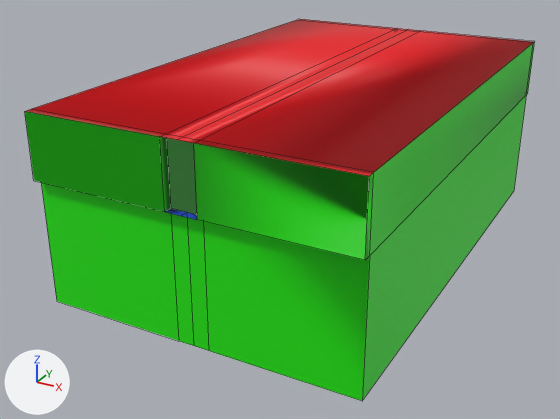
The FBX model SferoTestVR/Assets/Art/Models/Rooms/Deep/5x8_Room_Deep.fbx as it was, and as the next commit left it.
Both versions are drawn from a 50 mm lens placed at (312.0, -121.6, 31.9), pointed at (265.5, -37.1, -10.4). The lights are fixed; the arrows at lower left show +X, +Y and +Z. Mesh edges are drawn as thin lines. Where no turn or scale is listed for an object, it has been applied to the vertices.

The scene before the commit, as lines of its bpy script (objects in view):
```python
me_cube_026 = bpy.data.meshes.new('Cube.026')
me_cube_026.from_pydata(...)  # 50 vertices, 52 faces; spans x -20.0..20.0, y -64.0..0.0, z -16.0..8.0
# faces by material slot: [12, 28, 12]
me_cube_026.materials.append(mat_floor)  # blue #2953e7
me_cube_026.materials.append(mat_wall)  # green #1de700
me_cube_026.materials.append(mat_ceiling)  # red #e7000f
# before: 0 (20.0, 0.0, 0.0) at pixel (527, 93), 1 (20.0, 0.0, 8.0) at pixel (534, 41), 4 (-20.0, 0.0, 0.0), 5 (-20.0, 0.0, 8.0) at pixel (299, 18), 14 (2.0, 0.0, 0.0)
# before: 16 (-2.0, 0.0, 0.0), 17 (-2.0, 0.0, 8.0) at pixel (397, 28), 19 (2.0, 0.0, 8.0) at pixel (420, 30), 21 (20.0, -1.0, 0.0) at pixel (526, 94), 22 (20.0, -1.0, 8.0) at pixel (533, 42)
# before: 24 (-20.0, -1.0, 0.0), 27 (-20.0, -1.0, 8.0) at pixel (296, 19), 29 (-2.0, -1.0, 8.0) at pixel (394, 29), 33 (2.0, -1.0, 8.0) at pixel (418, 31), 35 (2.0, -1.0, 0.0)
# before: 39 (-2.0, -1.0, 0.0)
# before: 2 (20.0, -64.0, 0.0) at pixel (365, 260), 3 (20.0, -64.0, 8.0) at pixel (369, 176), 6 (-20.0, -64.0, 0.0) at pixel (33, 180), 7 (-20.0, -64.0, 8.0) at pixel (24, 111), 8 (-2.0, -64.0, 0.0) at pixel (164, 211)
# before: 10 (2.0, -64.0, 0.0) at pixel (197, 219), 11 (2.0, -64.0, 8.0) at pixel (193, 143), 13 (-2.0, -64.0, 8.0) at pixel (159, 136), 20 (20.0, -63.0, 0.0) at pixel (369, 255), 23 (20.0, -63.0, 8.0) at pixel (373, 172)
# before: 25 (-20.0, -63.0, 0.0), 26 (-20.0, -63.0, 8.0) at pixel (31, 108), 28 (-2.0, -63.0, 8.0) at pixel (165, 133), 32 (2.0, -63.0, 8.0) at pixel (199, 140), 34 (2.0, -63.0, 0.0)
# before: 38 (-2.0, -63.0, 0.0) at pixel (170, 208)
ob_5x8_room_deep = bpy.data.objects.new('5x8 Room Deep', me_cube_026)
ob_5x8_room_deep.location = (269.0, 0.0, 0.0)
```
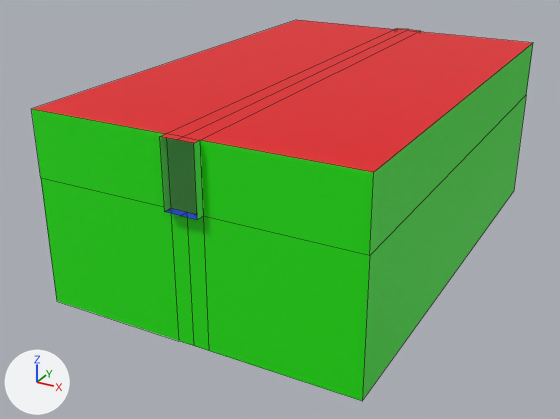
Diff of the bpy script that builds the scene:
```diff
--- a/SferoTestVR/Assets/Art/Models/Rooms/Deep/5x8_Room_Deep.fbx.py
+++ b/SferoTestVR/Assets/Art/Models/Rooms/Deep/5x8_Room_Deep.fbx.py
@@ me_cube_026 @@
 me_cube_026.from_pydata(...)  # 50 vertices, 52 faces; spans x -20.0..20.0, y -64.0..0.0, z -16.0..8.0
 # used by ob_5x8_room_deep; location = (269.0, 0.0, 0.0)
 # verts and faces of me_cube_026; kept vertices keep their numbers, new ones are numbered from 50
+# me_cube_026 part 1
+delete_vertices([0, 1, 4, 5])  # with the faces that use them
+# me_cube_026 part 2
+delete_vertices([2, 3, 6, 7])  # with the faces that use them
 me_cube_026.materials.append(mat_floor)
```

Location of each change, (x1, y1, x2, y2) in pixels of the pictures (560 x 419 px):
'5x8 Room Deep', reshaped
    before: (25, 19, 535, 401)
    after: (31, 20, 533, 401)
part 1 of me_cube_026, deleted
    before: (298, 19, 535, 94)
part 2 of me_cube_026, deleted (green)
    before: (25, 109, 374, 260)
